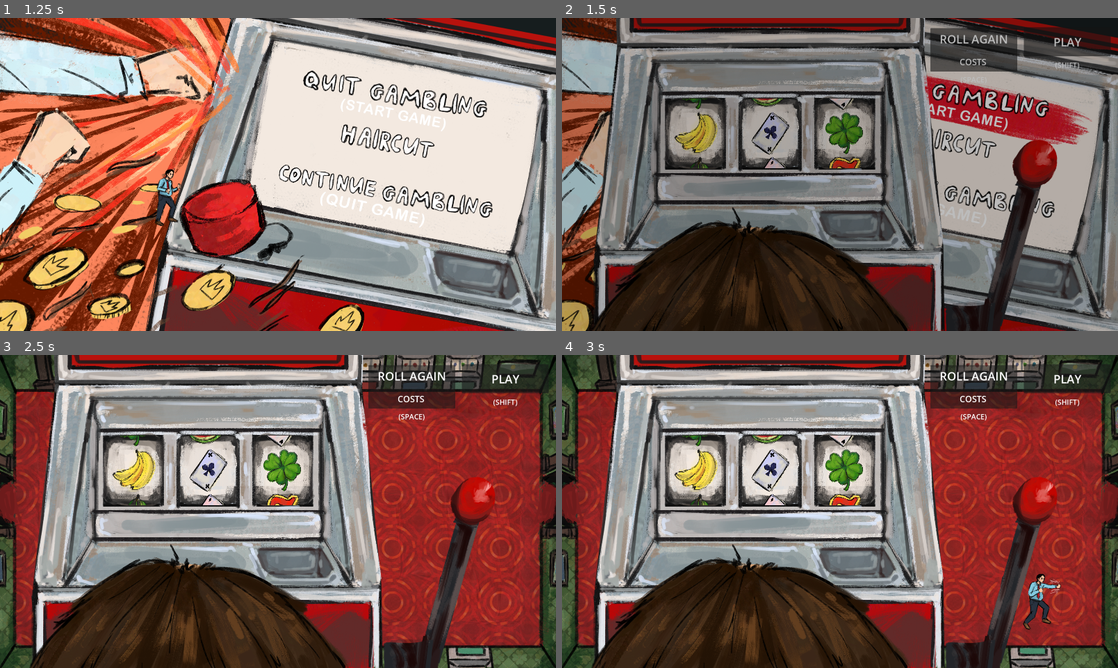
Above: before the commit, frames 1-4 (two rows, left to right).
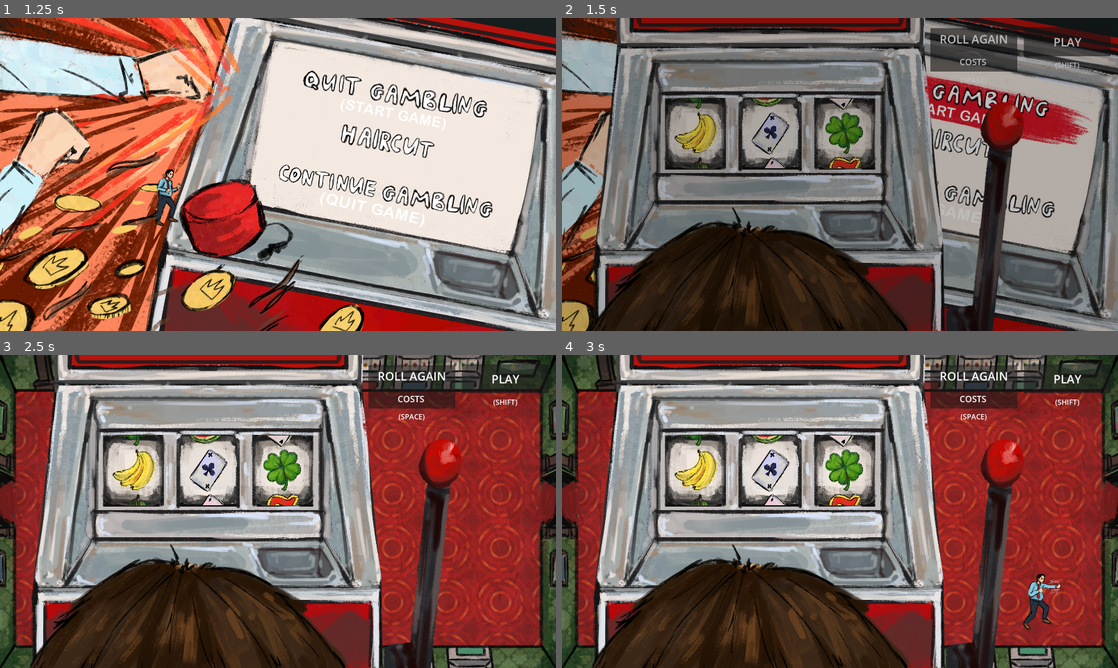
Above: after the commit, the same moments.

Repository: Rionit/GDS-Jam-2025
Game: Godot game, scene res://scenes/MainMenu.tscn
Two runs of this game, one before a commit and one after it. Both use one fixed random seed, a clock stepped at 60 frames per second and the inputs below. The engine's default icon, where the game draws it, is replaced by a stand-in: a white triangle on a blue panel in a dark square.
Inputs (mouse positions are in pixels of both pictures, inside the frame that each line leads up to):
- Up to frame 1 (1.25 s): tap Enter at 0.5 s; move the mouse to (400, 158) at 0.52 s; press the mouse at (400, 158) at 0.53 s; hold D (right) from 0.53 s (still down)
- Up to frame 2 (1.5 s): move the mouse to (728, 190) at 1.27 s; release D (right) at 1.28 s; release the mouse at (728, 190) at 1.28 s; hold S (down) from 1.28 s (still down); click (728, 190) at 1.35 s
- Up to frame 3 (2.5 s): move the mouse to (333, 442) at 2.02 s; release S (down) at 2.03 s; hold D (right) from 2.03 s (still down); hold Shift (dash) from 2.03 s (still down); click (333, 442) at 2.3 s
- Up to frame 4 (3 s): move the mouse to (812, 574) at 2.77 s; release D (right) at 2.78 s; release Shift (dash) at 2.78 s; hold W (up) from 2.78 s (still down); click (812, 574) at 2.85 s

Frame 1 is identical in both runs. In frame 2, 5.1% of the frame differs, in the area x 69-90%, y 26-100%; in frame 3, 5.0%; in frame 4, 5.0%.

Commit message:
Perkmachine fixed

Diff:
--- a/scripts/HandleController.gd
+++ b/scripts/HandleController.gd
@@ -22,8 +22,9 @@
 	handle_pulled.connect(PerkMachine.spin_machine)
 
 func _input(event: InputEvent) -> void:
-	#if event.is_action_pressed("attack") and mouse_over:
-		#animate_handle()
+	if PerkMachine.is_hidden:
+		return
+
 	if event.is_action_pressed("attack"):
 		animate_handle()
 
--- a/scripts/PerkMachine.gd
+++ b/scripts/PerkMachine.gd
@@ -62,6 +62,7 @@
 @onready var head: TextureRect = %Head
 
 func _ready() -> void:
+
 	hide()
 	play_button.pressed.connect(SceneManager.deactivate_perk_machine)
 	roll_again_button.pressed.connect(spin_machine)
Not shown: 1 places in scenes/PerkMachine.tscn that only renumber resources
